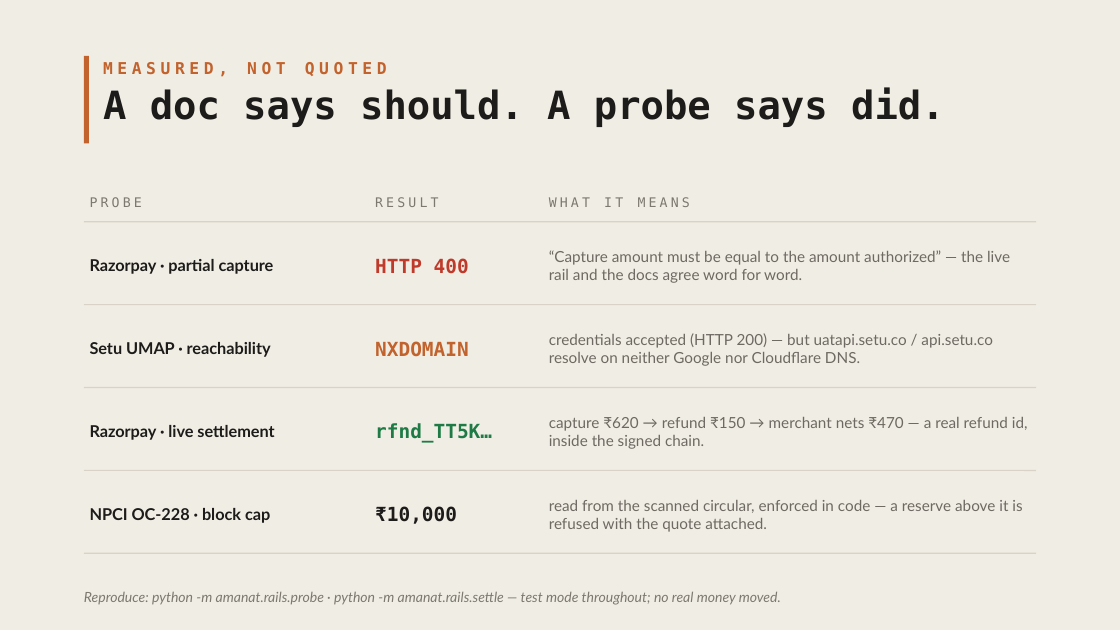
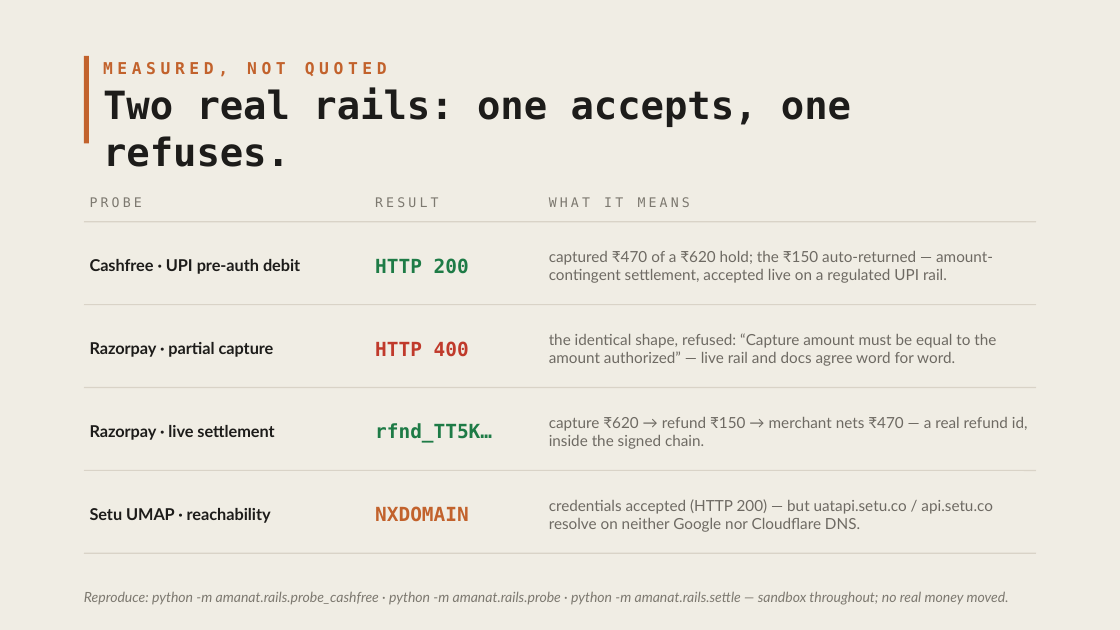
Before and after one commit to HERPESME/amanat, a slide deck: slide 8 of docs/pitch/amanat-deck.pptx. Drawn at 1120x630 pixels with LibreOffice and Linux fonts; fonts in the diff are those of the drawing. Boxes give left, top, right and bottom in pixels: in the first picture for what was removed or moved away, otherwise in the second. Text is boxed around its words. In the diff, an @@ line names an element or a change of style, - is before the commit and + after.

```diff
--- a/docs/pitch/amanat-deck.pptx
+++ b/docs/pitch/amanat-deck.pptx
@@ text at bbox=[103, 87, 851, 167]: text changed @@
-A doc says should. A probe says did.
+Two real rails: one accepts, one refuses.
@@ text added at bbox=[90, 259, 300, 274], 10.5 pt, text #1D1C1A, bold @@
+Cashfree · UPI pre-auth debit
@@ text at bbox=[375, 258, 469, 274]: text changed; text colour #C03A2B to #1E7B46 @@
-HTTP 400
+HTTP 200
@@ text at bbox=[549, 251, 993, 283]: text changed @@
-“Capture amount must be equal to the amount authorized” — the live rail and the docs agree word for word.
+captured ₹470 of a ₹620 hold; the ₹150 auto-returned — amount-contingent settlement, accepted live on a regulated UPI rail.
@@ text "Razorpay · partial capture": place and size @@
-text "Razorpay · partial capture" at bbox=[90, 259, 274, 274]
+text "Razorpay · partial capture" at bbox=[90, 342, 274, 357]
@@ text removed at bbox=[90, 342, 271, 357] @@
-Setu UMAP · reachability
@@ text at bbox=[375, 341, 469, 357]: text changed; text colour #C2622C to #C03A2B @@
-NXDOMAIN
+HTTP 400
@@ text at bbox=[549, 333, 996, 366]: text changed @@
-credentials accepted (HTTP 200) — but uatapi.setu.co / api.setu.co resolve on neither Google nor Cloudflare DNS.
+the identical shape, refused: “Capture amount must be equal to the amount authorized” — live rail and docs agree word for word.
@@ text at bbox=[90, 508, 271, 523]: text changed @@
-NPCI OC-228 · block cap
+Setu UMAP · reachability
@@ text at bbox=[375, 506, 469, 522]: text changed; text colour #1D1C1A to #C2622C @@
-₹10,000
+NXDOMAIN
@@ text at bbox=[549, 499, 992, 532]: text changed @@
-read from the scanned circular, enforced in code — a reserve above it is refused with the quote attached.
+credentials accepted (HTTP 200) — but uatapi.setu.co / api.setu.co resolve on neither Google nor Cloudflare DNS.
@@ text at bbox=[84, 592, 1009, 605]: text changed @@
-Reproduce: python -m amanat.rails.probe · python -m amanat.rails.settle — test mode throughout; no real money moved.
+Reproduce: python -m amanat.rails.probe_cashfree · python -m amanat.rails.probe · python -m amanat.rails.settle — sandbox throughout; no real money moved.
```
Also in this commit, not shown: 5 other slides changed, 3 other files.
